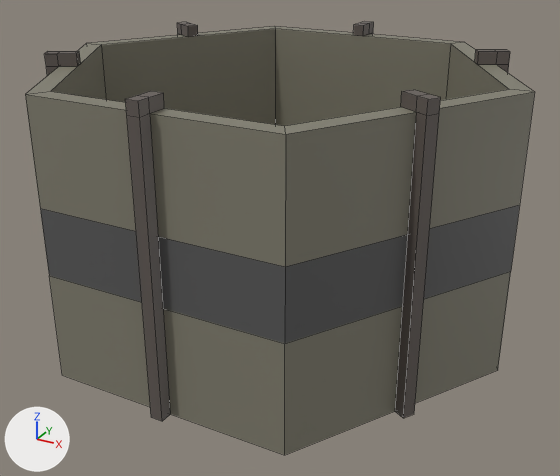
What one commit did to the FBX model Farming Tests/Assets/Models/Structures/AboveGroundSlurryTank.fbx.
Before and after are seen from a 50 mm camera at (0.198, -0.358, 0.227) aimed at (0.006, -0.009, 0.053). Lighting does not change. The marker at lower left points along +X, +Y and +Z. Mesh edges are drawn as thin lines.

In view in the first picture: 'Above_Ground_Slurry_Tank'.
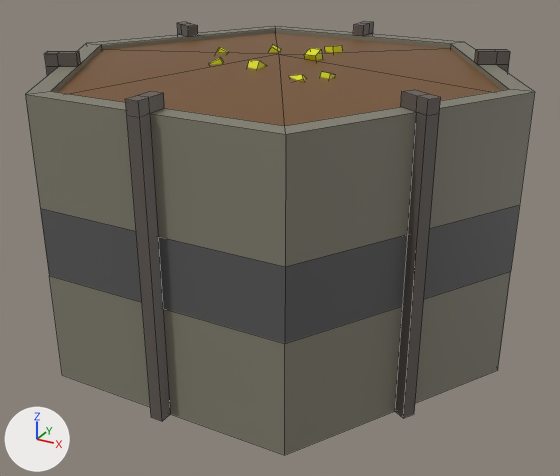
The newer file adds a shape key; the second version is drawn at full value of the shape key 'Fill' of 'Above_Ground_Slurry_Tank', and the change is written as the vertex moves it makes.

Pixel boxes [x1, y1, x2, y2] of what changed, in the pictures (560 x 476 px; the box of a moved part takes in the faces that stretch with it):
part 1 of me_mesh, moved or reshaped (not visible before)
    after: [248, 60, 267, 69]
part 2 of me_mesh, moved or reshaped (not visible before)
    after: [320, 71, 336, 79]
part 3 of me_mesh, moved or reshaped (not visible before)
    after: [217, 47, 229, 53]
part 4 of me_mesh, moved or reshaped (not visible before)
    after: [268, 45, 281, 52]
part 5 of me_mesh, moved or reshaped (not visible before)
    after: [325, 45, 342, 53]
part 6 of me_mesh, moved or reshaped (not visible before)
    after: [210, 57, 223, 64]
part 7 of me_mesh, moved or reshaped (not visible before)
    after: [304, 48, 322, 61]
part 8 of me_mesh, moved or reshaped (not visible before)
    after: [58, 33, 502, 126]
part 9 of me_mesh, moved or reshaped (not visible before)
    after: [289, 74, 306, 82]

The edits, one by one:
me_mesh has 209 vertices, 149 faces and spans x -13.1..13.1, y 0.0..15.4, z -12.0..12.0.
me_mesh is used by ob_above_ground_slurry_tank; location (0.0, 0.0, 0.0); rotation (1.571, 0.0, 0.0), in degrees (90, 0, 0); scale (0.01, 0.01, 0.01).
me_mesh part 1: the loose piece of 8 vertices spanning x 3.3..4.3, y 0.1..1.0, z 6.8..7.6 is multiplied about its middle by the matrix ((0.895, 0.447, 0.0), (-0.374, 0.748, 0.549), (0.245, -0.491, 0.836)), then moved by (-3.7, 14.4, -4.7).
me_mesh part 2: the loose piece of 8 vertices spanning x 6.9..7.6, y 0.2..0.8, z -0.6..0.2 is multiplied about its middle by the matrix ((0.299, 0.29, 0.909), (-0.42, 0.896, -0.147), (-0.857, -0.338, 0.39)), then moved by (-3.4, 14.3, 2.4).
me_mesh part 3: the loose piece of 8 vertices spanning x -5.6..-4.8, y 0.5..1.2, z -0.6..0.2 is turned -37.9 degrees about the z axis through its middle, then moved by (1.6, 14.1, 0.0).
me_mesh part 4: the loose piece of 8 vertices spanning x -2.0..-1.3, y 0.2..1.0, z -5.1..-4.3 is multiplied about its middle by the matrix ((0.852, 0.459, 0.253), (-0.524, 0.746, 0.412), (0.0, -0.483, 0.875)), then moved by (0.7, 14.5, 3.6).
me_mesh part 5: the loose piece of 8 vertices spanning x 4.5..5.3, y 0.2..1.1, z -7.8..-6.7 is multiplied about its middle by the matrix ((0.703, 0.092, -0.706), (0.199, 0.927, 0.319), (0.683, -0.365, 0.633)), then moved by (-3.3, 14.3, 3.9).
me_mesh part 6: the loose piece of 8 vertices spanning x -4.7..-3.6, y 0.2..1.3, z 3.7..4.8 is multiplied about its middle by the matrix ((0.446, -0.881, -0.157), (0.731, 0.46, -0.504), (0.516, 0.11, 0.849)), then moved by (1.8, 14.1, -1.9).
me_mesh part 7: the loose piece of 8 vertices spanning x -0.3..0.3, y 0.7..1.5, z -0.4..0.4 is moved by (1.8, 14.1, -0.5).
me_mesh part 8: the loose piece of 7 vertices spanning x -12.7..12.7, y 0.3..1.1, z -11.0..11.0 is moved by (0.0, 14.1, 0.0).
Part 9, on me_mesh:
Vertex 40 of me_mesh moves from (3.8, 0.2, 3.4) to (3.1, 14.4, 3.5).
Vertex 41 of me_mesh moves from (4.2, 0.5, 3.7) to (3.6, 14.5, 3.6).
Vertex 42 of me_mesh moves from (3.3, 0.6, 3.5) to (2.8, 14.8, 3.8).
Vertex 43 of me_mesh moves from (3.8, 1.0, 3.8) to (3.4, 15.0, 3.7) at pixel (303, 78).
Vertex 44 of me_mesh moves from (3.4, 0.9, 3.0) to (2.4, 15.0, 3.3) at pixel (288, 75).
Vertex 45 of me_mesh moves from (3.9, 1.3, 3.3) to (3.0, 15.1, 3.2) at pixel (302, 74).
Vertex 46 of me_mesh moves from (3.9, 0.5, 2.8) to (2.6, 14.6, 3.0).
Vertex 47 of me_mesh moves from (4.3, 0.9, 3.1) to (3.3, 14.6, 2.8).
